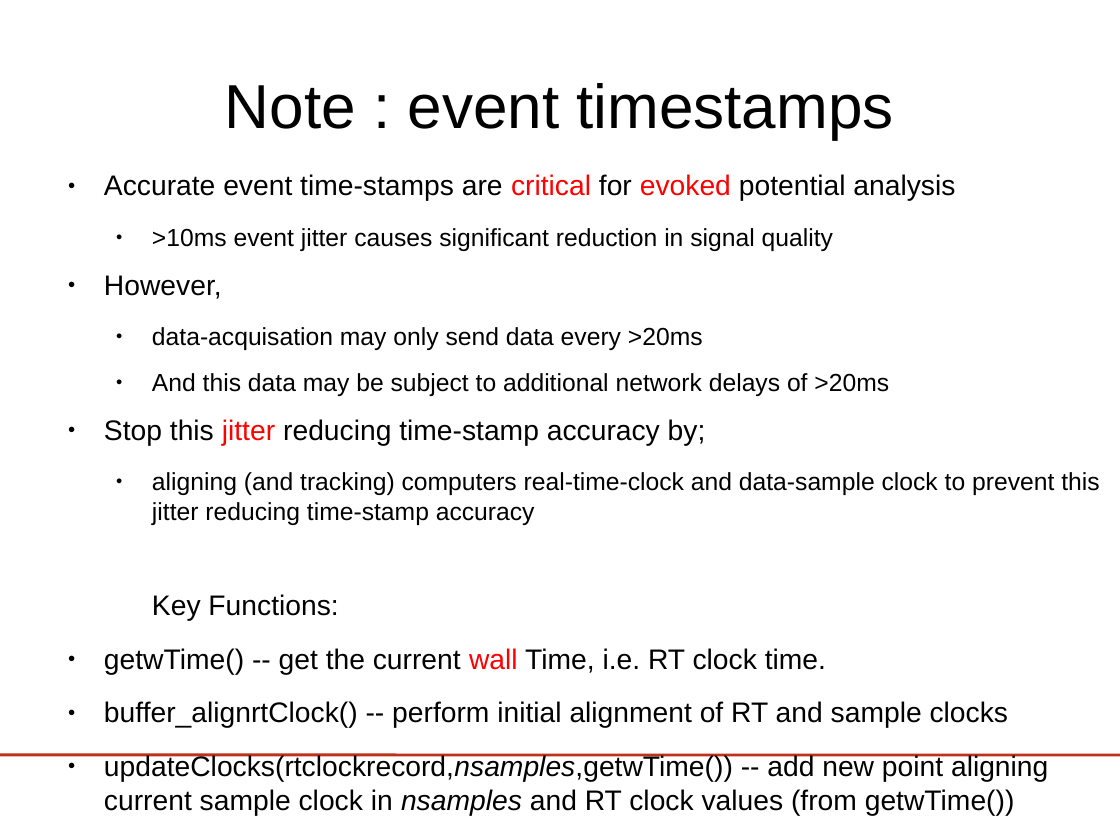
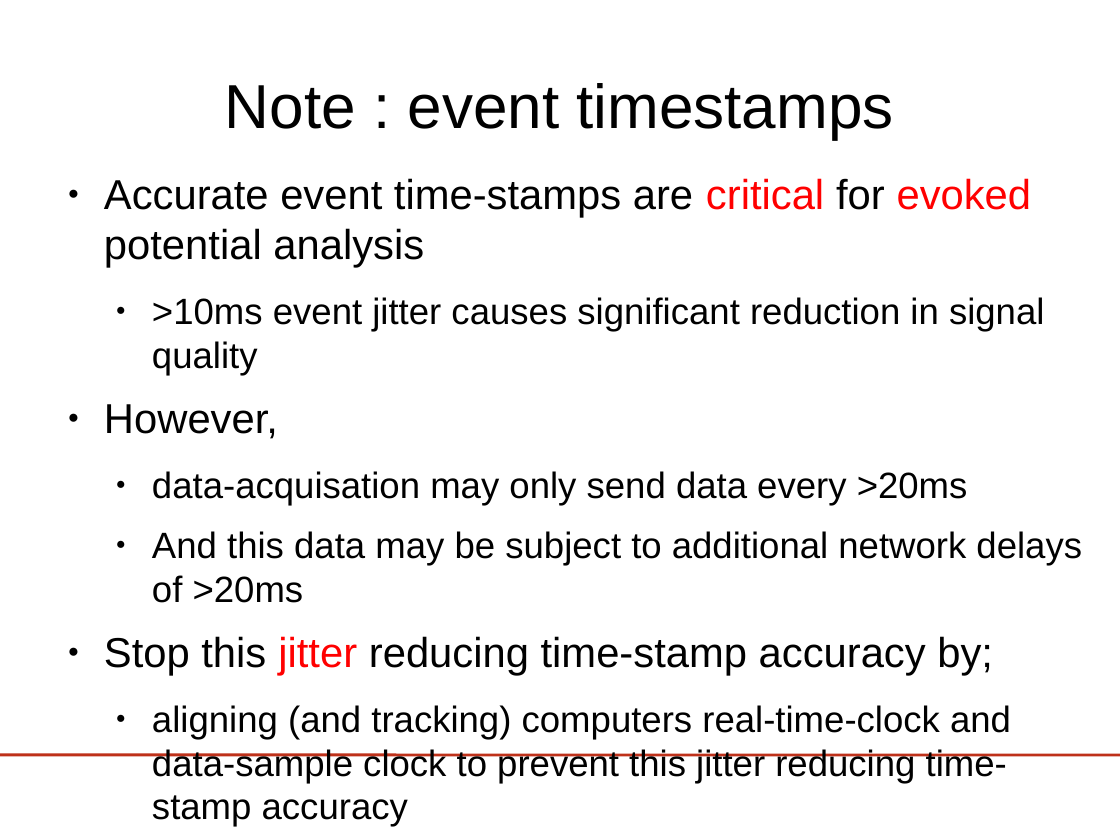
Before and after one commit to phpvdb/buffer_bci, a slide deck: slide 21 of tutorial/lect3-helloworld/HelloWorld_ERPViewer.odp (slide 20 before the commit). Drawn at 1120x840 pixels with LibreOffice and Linux fonts; fonts in the diff are those of the drawing; background and template pictures are left out. Boxes give left, top, right and bottom in pixels: in the first picture for what was removed or moved away, otherwise in the second. Text is boxed around its words. In the diff, an @@ line names an element or a change of style, - is before the commit and + after.

```diff
--- a/tutorial/lect3-helloworld/HelloWorld_ERPViewer.odp
+++ b/tutorial/lect3-helloworld/HelloWorld_ERPViewer.odp
@@ text "Accurate event time-stamps are critical ..." at (104,178,1082,827): size 20 to 29.6 pt in "Accurate event time-stamps are critical for evoked ...", "However,", "Stop this jitter reducing time-stamp accuracy by;"; size 17.5 to 25.9 pt in ">10ms event jitter causes significant reduction in ...", "data-acquisation may only send data every >20ms", "And this data may be subject to ...", "aligning (and tracking) computers real-time-clock and data-s ..." @@
@@ text at (104,594,1048,816): paragraphs removed @@
-Key Functions:
-● getwTime() -- get the current wall Time, i.e. RT clock time.
-● buffer_alignrtClock() -- perform initial alignment of RT and sample clocks
-● updateClocks(rtclockrecord,nsamples,getwTime()) -- add new point aligning current sample clock in nsamples and RT clock values (from getwTime())
-● getsampTime() -- get current sample time computed from current RT clock time
```
Also in this commit, not shown: 4 other slides changed, 6 slides added, 1 other file.
